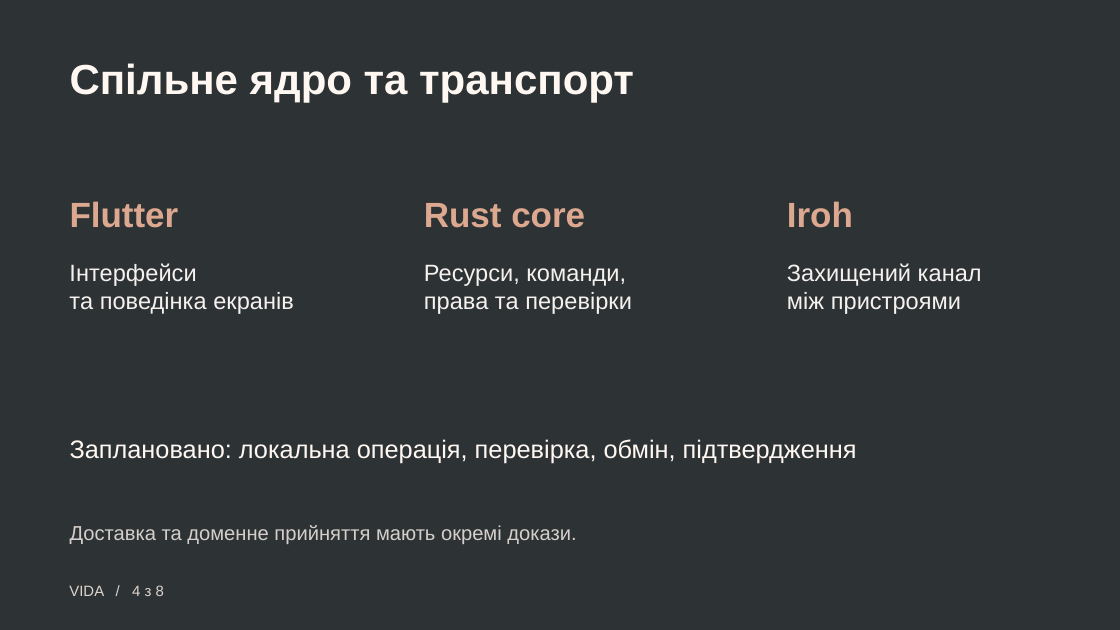
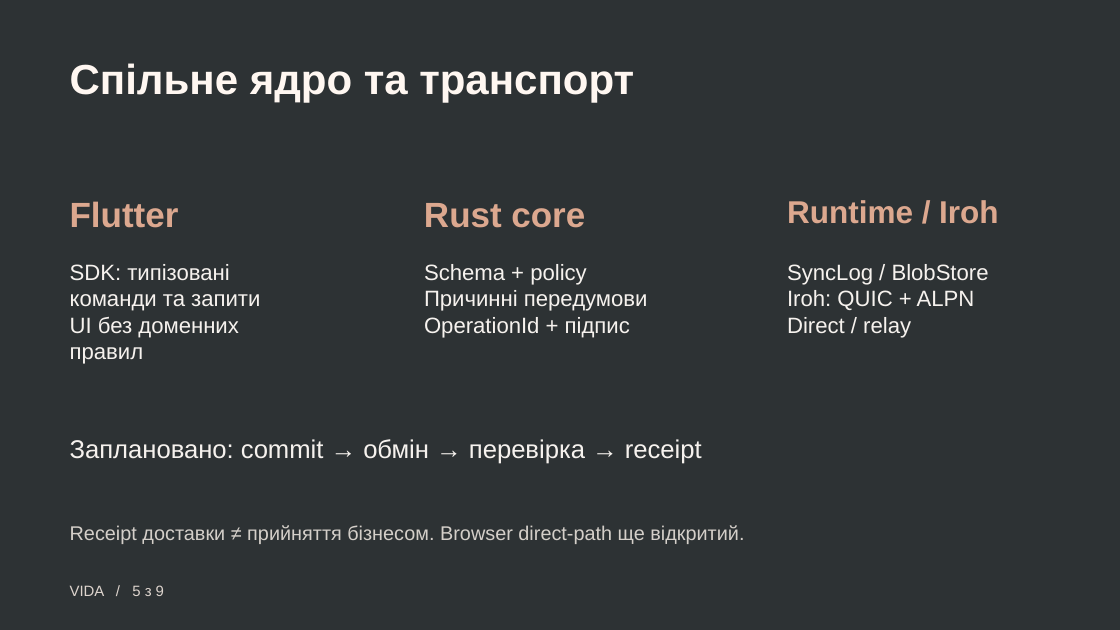
Before and after one commit to pomazanbohdan/vida, a slide deck: slide 5 of presentation-output/VIDA-developers-5min.pptx (slide 4 before the commit). Drawn at 1120x630 pixels with LibreOffice and Linux fonts; fonts in the diff are those of the drawing. Boxes give left, top, right and bottom in pixels: in the first picture for what was removed or moved away, otherwise in the second. Text is boxed around its words. In the diff, an @@ line names an element or a change of style, - is before the commit and + after.

Commit message:
docs: update VIDA presentation with mockups and QR links

```diff
--- a/presentation-output/VIDA-developers-5min.pptx
+++ b/presentation-output/VIDA-developers-5min.pptx
@@ text at [787,200,998,224]: text changed; size 30 to 27 pt @@
-Iroh
+Runtime / Iroh
@@ text at [70,264,260,364]: text changed; size 20.2 to 19 pt; text colour #F5F1EE to #F6F2EE @@
-Інтерфейси
-та поведінка екранів
+SDK: типізовані
+команди та запити
+UI без доменних правил
@@ text at [424,264,648,338]: text changed; size 20.2 to 19 pt; text colour #F5F1EE to #F6F2EE @@
-Ресурси, команди,
-права та перевірки
+Schema + policy
+Причинні передумови
+OperationId + підпис
@@ text at [787,264,989,338]: text changed; size 20.2 to 19 pt; text colour #F5F1EE to #F6F2EE @@
-Захищений канал
-між пристроями
+SyncLog / BlobStore
+Iroh: QUIC + ALPN
+Direct / relay
@@ text at [70,439,702,464]: text changed; size 21.8 to 22 pt; text colour #FFF7F1 to #F6F2EE @@
-Заплановано: локальна операція, перевірка, обмін, підтвердження
+Заплановано: commit → обмін → перевірка → receipt
@@ text at [70,525,744,544]: text changed; size 17.2 to 17 pt; text colour #D4CFCA to #D4CFC9 @@
-Доставка та доменне прийняття мають окремі докази.
+Receipt доставки ≠ прийняття бізнесом. Browser direct-path ще відкритий.
@@ text at [70,585,164,596]: text changed @@
-VIDA / 4 з 8
+VIDA / 5 з 9
```
Also in this commit, not shown: 7 other slides changed, 1 slide added.
